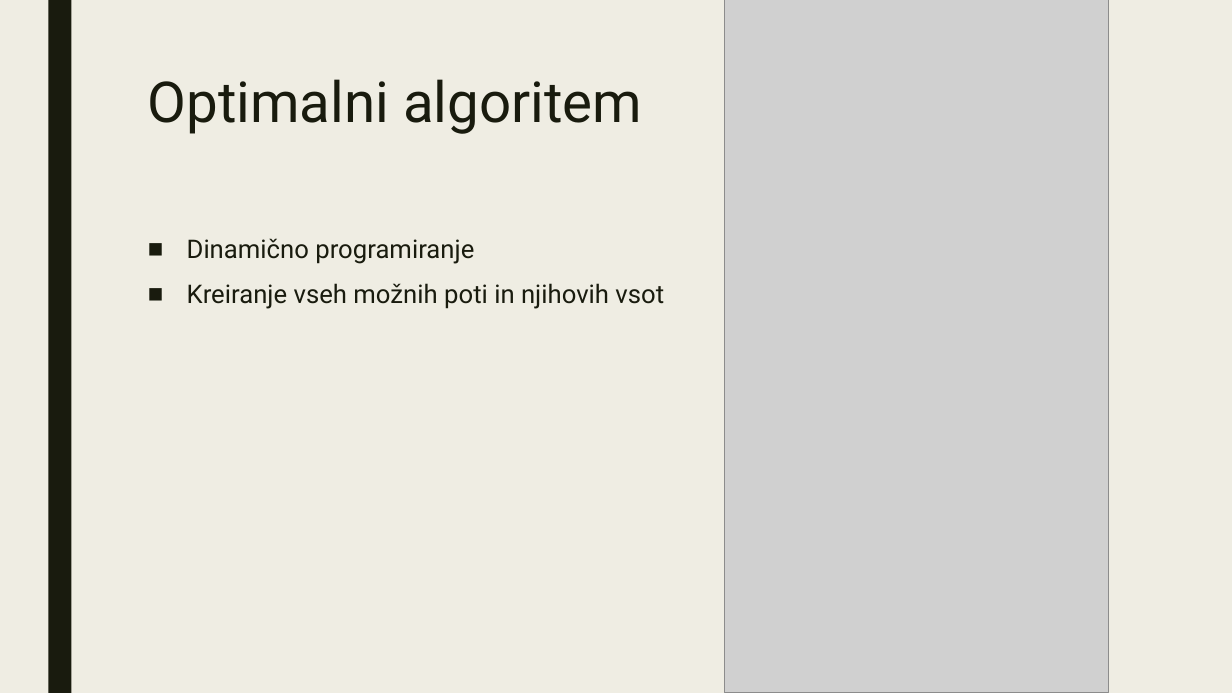
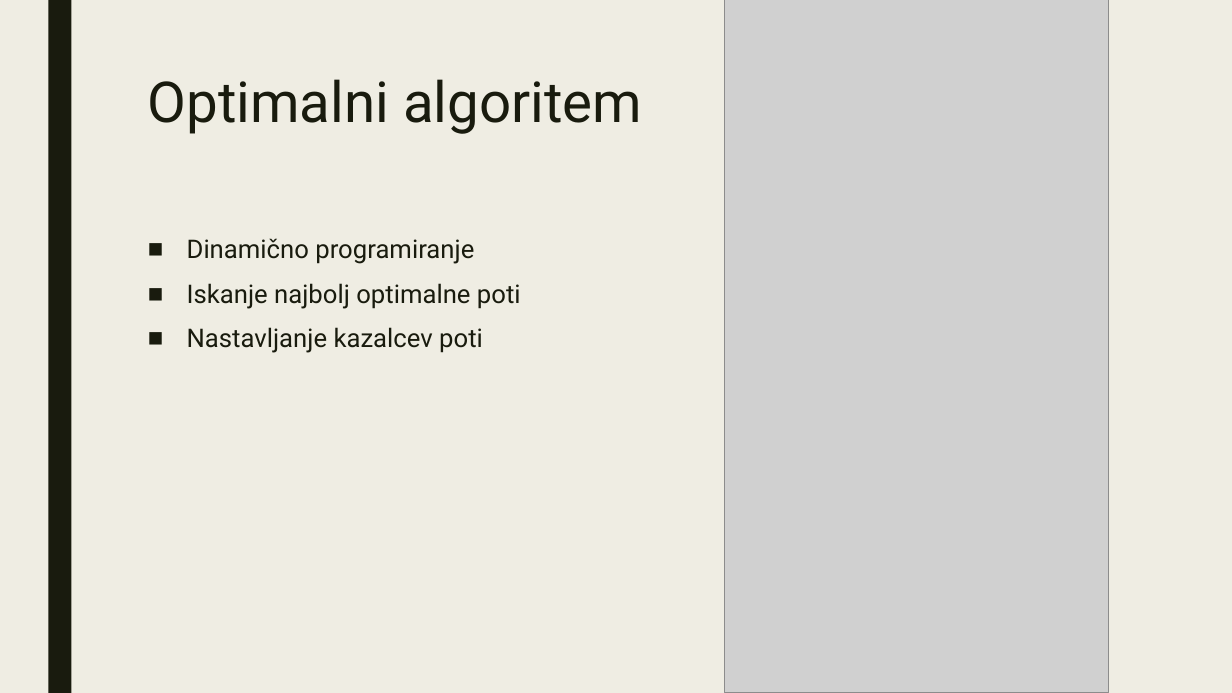
Before and after one commit to mcentrih/CPSystems, a slide deck: slide 4 of ATRUP/ATURPpredstavitev.pptx. Drawn at 1232x693 pixels with LibreOffice and Linux fonts; fonts in the diff are those of the drawing; grey boxes stand for pictures. Boxes give left, top, right and bottom in pixels: in the first picture for what was removed or moved away, otherwise in the second. Text is boxed around its words. In the diff, an @@ line names an element or a change of style, - is before the commit and + after.

```diff
--- a/ATRUP/ATURPpredstavitev.pptx
+++ b/ATRUP/ATURPpredstavitev.pptx
@@ text at (x1=187, y1=283, x2=521, y2=353): text changed @@
-■ Kreiranje vseh možnih poti in njihovih vsot
+■ Iskanje najbolj optimalne poti
+■ Nastavljanje kazalcev poti
```
Also in this commit, not shown: 1 other slide changed, 21 other files.
